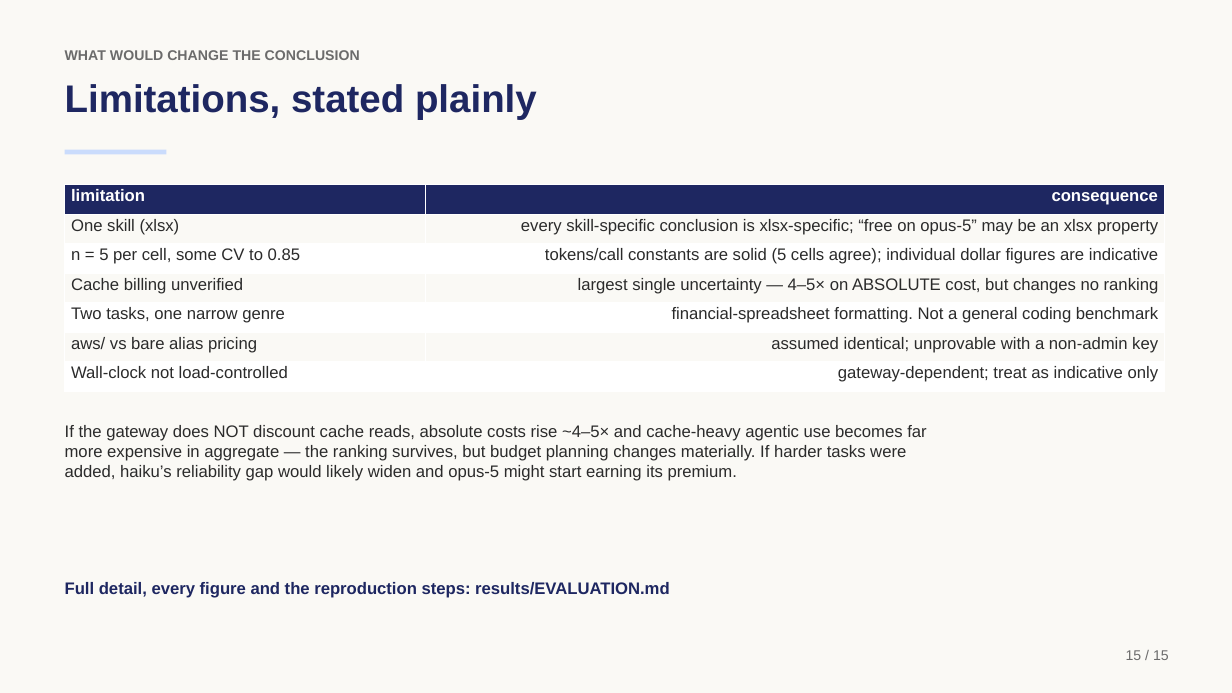
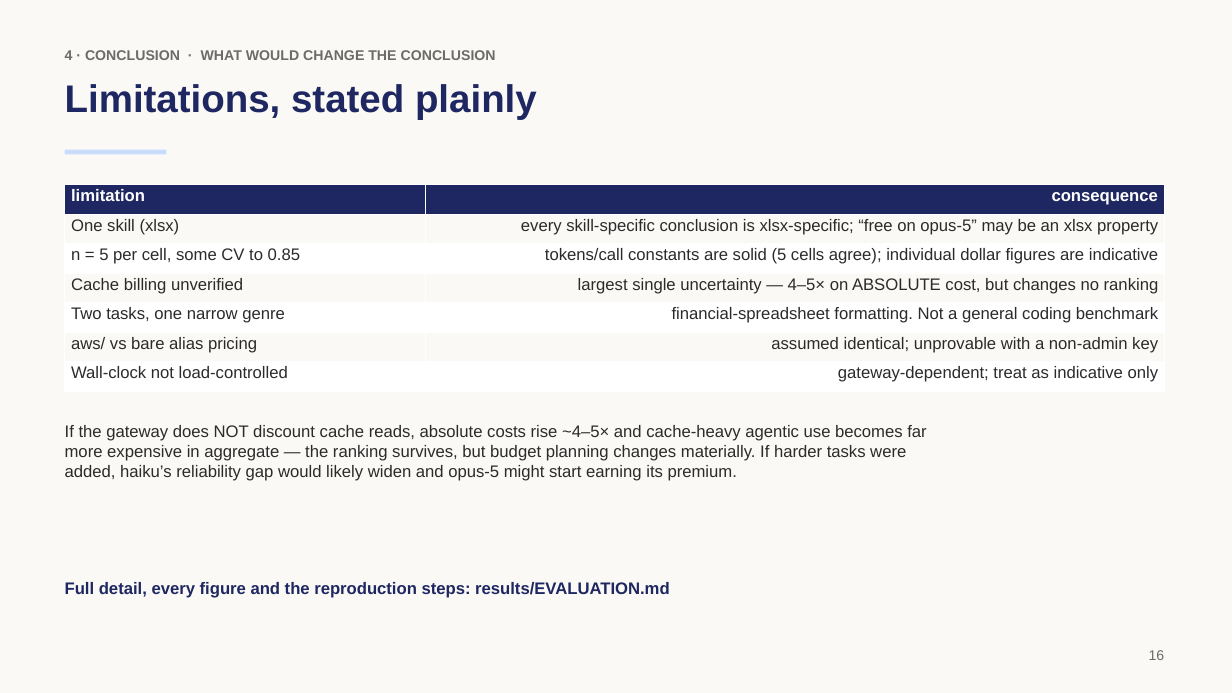
Before and after one commit to rossoctl/autobench-claudecode, a slide deck: slide 16 of results/autobench-claudecode-summary.pptx (slide 15 before the commit). Drawn at 1232x693 pixels with LibreOffice and Linux fonts; fonts in the diff are those of the drawing. Boxes give left, top, right and bottom in pixels: in the first picture for what was removed or moved away, otherwise in the second. Text is boxed around its words. In the diff, an @@ line names an element or a change of style, - is before the commit and + after.

```diff
--- a/results/autobench-claudecode-summary.pptx
+++ b/results/autobench-claudecode-summary.pptx
@@ text at (65, 50, 496, 60): text changed @@
-WHAT WOULD CHANGE THE CONCLUSION
+4 · CONCLUSION · WHAT WOULD CHANGE THE CONCLUSION
@@ text at (1149, 650, 1165, 660): text changed @@
-15 / 15
+16
```
Also in this commit, not shown: 14 other slides changed, 1 slide added, 3 other files.
